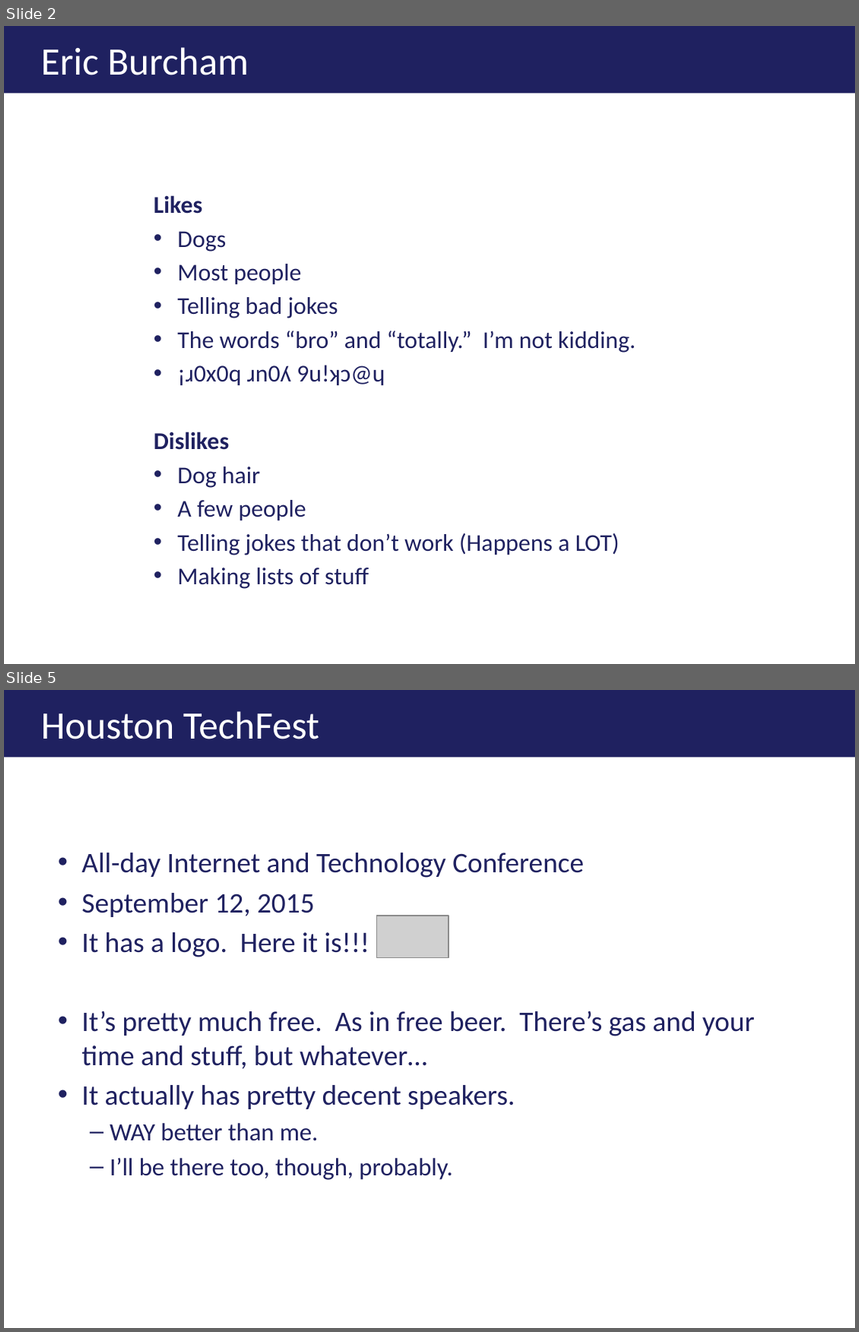
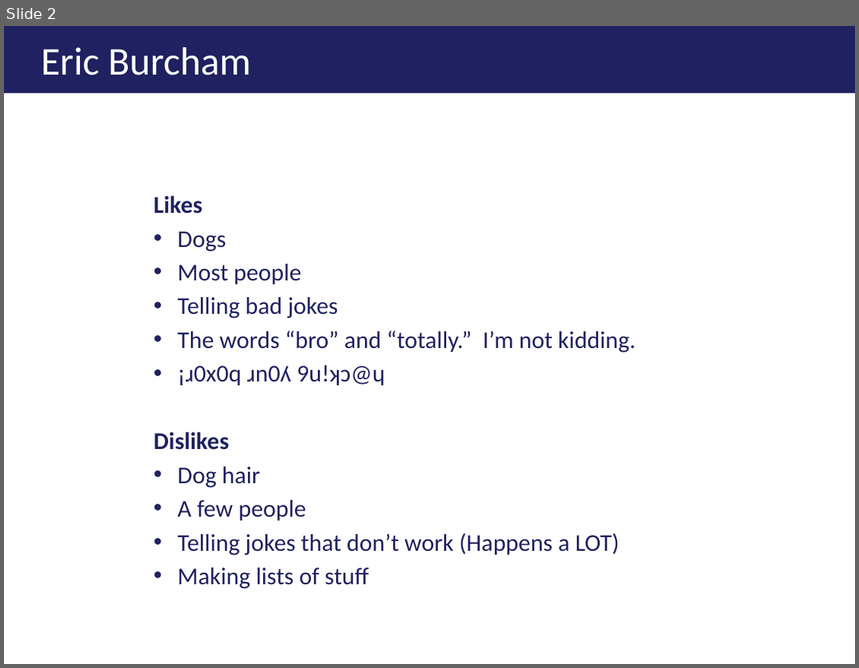
Before and after one commit to ericburcham/THasyINKnc, a slide deck: Presentation/THasINKync - 4x3.pptx. Shown one above the other, each under a label of ours: slides 2 and 5 before the commit, slide 2 after it; the slides between them are not shown. The pictures are 859x1332 and 859x668 pixels, drawn with LibreOffice and Linux fonts; fonts in the diff are those of the drawing; grey boxes stand for pictures; background and template pictures are left out. Boxes give left, top, right and bottom in pixels: in the first picture for what was removed or moved away, otherwise in the second. Text is boxed around its words. In the diff, an @@ line names an element or a change of style, - is before the commit and + after.

Commit message:
Removed Improving Theme (so sad!!!) from presentations.

```diff
--- a/Presentation/THasINKync - 4x3.pptx
+++ b/Presentation/THasINKync - 4x3.pptx
@@ slide 5 removed at <box>4,690,855,1328</box>, background #FFFFFF @@
@@ title removed at <box>4,690,855,757</box> @@
-Houston TechFest
@@ text removed at <box>82,853,755,1180</box> @@
-• All-day Internet and Technology Conference
-• September 12, 2015
-• It has a logo. Here it is!!!
-• It’s pretty much free. As in free beer. There’s gas and your time and stuff, but whatever…
-• It actually has pretty decent speakers.
-  – WAY better than me.
-  – I’ll be there too, though, probably.
@@ picture removed at <box>376,916,448,958</box> @@
@@ slide 2 changed as well @@
@@ title "Eric Burcham" at <box>4,26,855,93</box>: size 24.8 to 25 pt; indent changed @@
```
Also in this commit, not shown: 35 other slides changed, 3 other slides removed, 6 other files.
